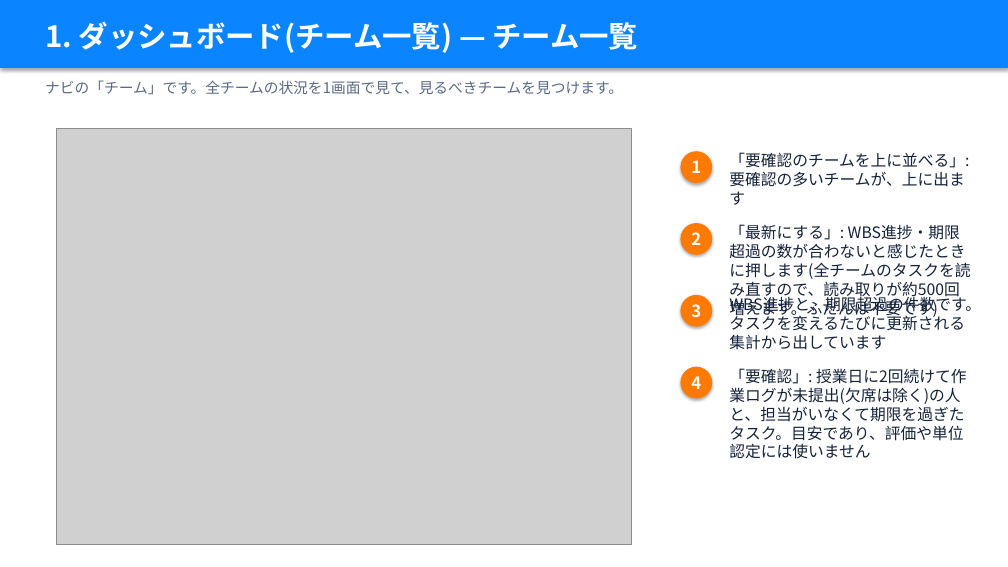
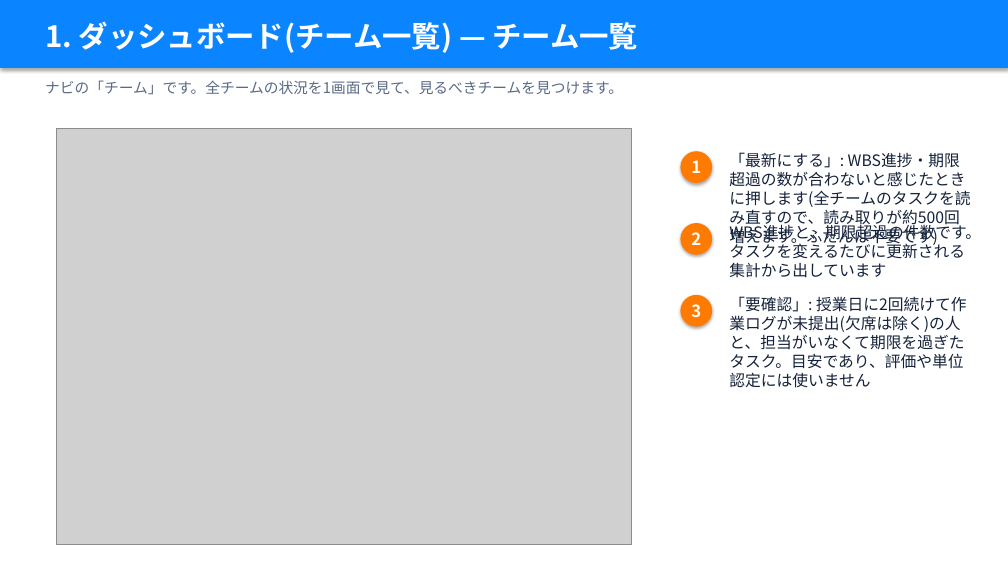
Before and after one commit to takky416-byte/sotsuken_pj_management, a slide deck: slide 3 of docs/manual/卒研PJ管理_説明資料_教員編.pptx. Drawn at 1008x567 pixels with LibreOffice and Linux fonts; fonts in the diff are those of the drawing; grey boxes stand for pictures. Boxes give left, top, right and bottom in pixels: in the first picture for what was removed or moved away, otherwise in the second. Text is boxed around its words. In the diff, an @@ line names an element or a change of style, - is before the commit and + after.

```diff
--- a/docs/manual/卒研PJ管理_説明資料_教員編.pptx
+++ b/docs/manual/卒研PJ管理_説明資料_教員編.pptx
@@ text removed at box(729, 152, 969, 205) @@
-「要確認のチームを上に並べる」: 要確認の多いチームが、上に出ます
@@ 3 texts: place and size @@
-3 texts at box(729, 224, 981, 459)
+3 texts at box(729, 152, 981, 388)
@@ ellipse removed at box(681, 367, 712, 399) @@
-4
```
Also in this commit, not shown: 6 other slides changed, 19 other files.
